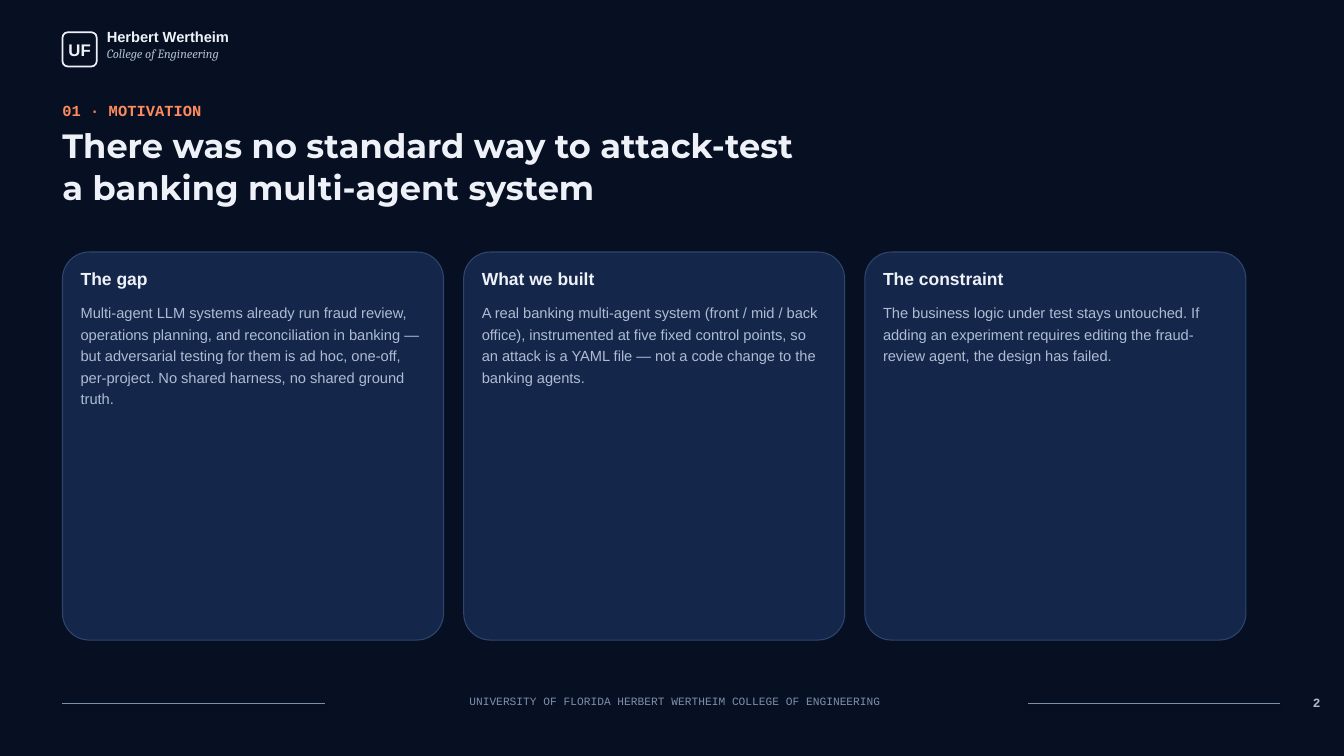
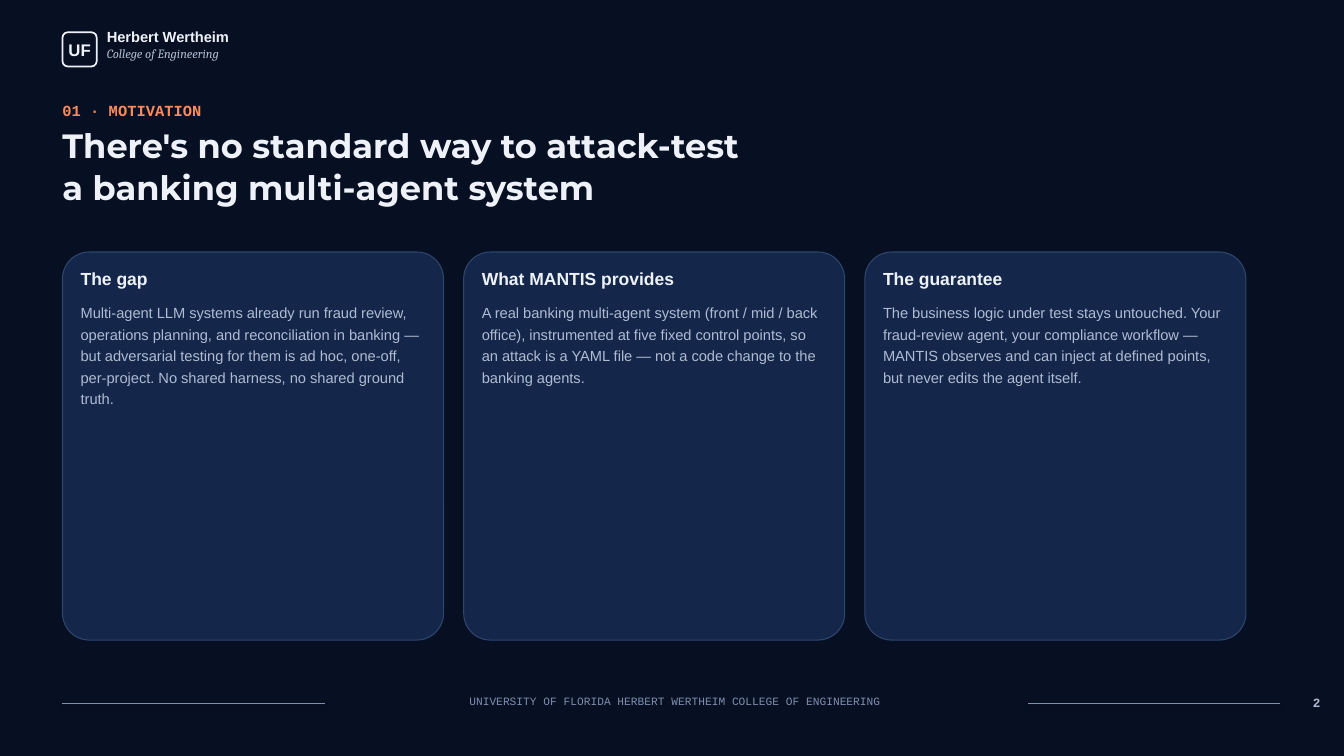
Before and after one commit to smartsystemslab-uf/MANTIS, a slide deck: slide 2 of MANTIS_Demo.pptx. Drawn at 1344x756 pixels with LibreOffice and Linux fonts; fonts in the diff are those of the drawing. Boxes give left, top, right and bottom in pixels: in the first picture for what was removed or moved away, otherwise in the second. Text is boxed around its words. In the diff, an @@ line names an element or a change of style, - is before the commit and + after.

```diff
--- a/MANTIS_Demo.pptx
+++ b/MANTIS_Demo.pptx
@@ text at (62,133,738,165): text changed @@
-There was no standard way to attack-test
+There's no standard way to attack-test
@@ text at (482,272,674,289): text changed @@
-What we built
+What MANTIS provides
@@ text at (883,272,1003,289): text changed @@
-The constraint
+The guarantee
@@ text at (883,307,1220,386): text changed @@
-The business logic under test stays untouched. If adding an experiment requires editing the fraud-review agent, the design has failed.
+The business logic under test stays untouched. Your fraud-review agent, your compliance workflow — MANTIS observes and can inject at defined points, but never edits the agent itself.
```
Also in this commit, not shown: 9 other slides changed, 2 slides added, 3 slides removed, 1 other file.
